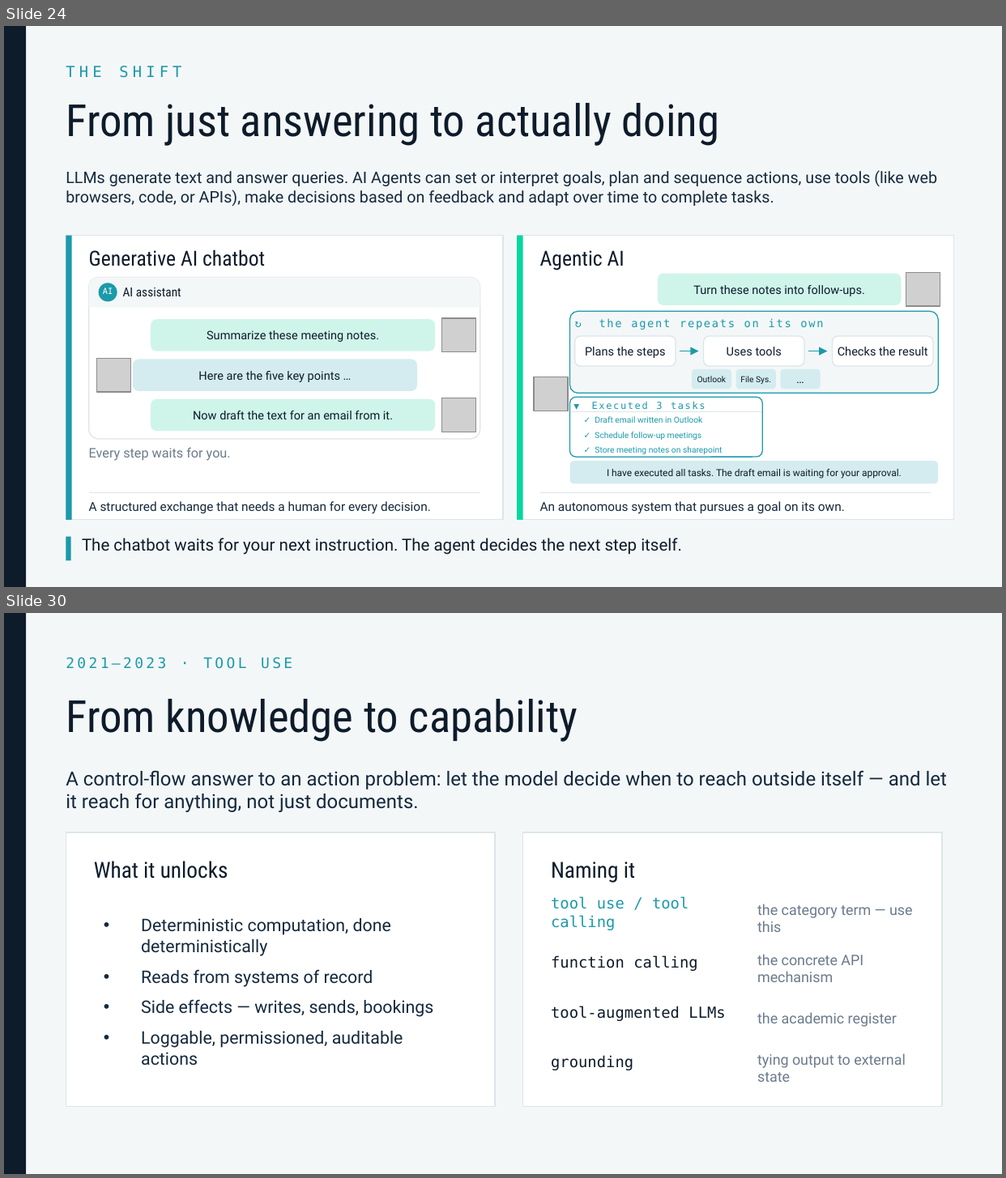
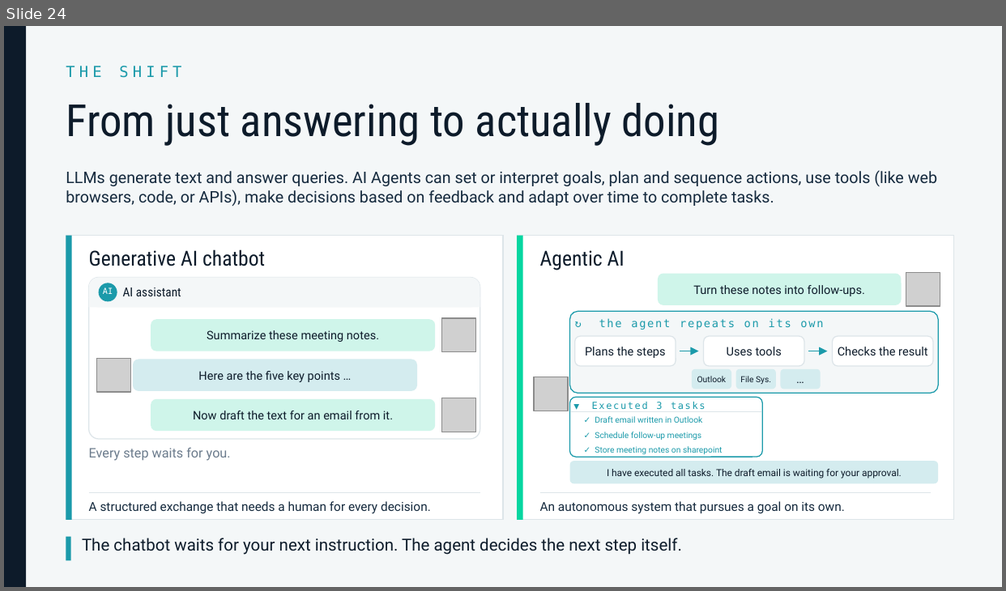
Before and after one commit to lukasroedl/ai-terminology-hell, a slide deck: ai-terminology-hell.pptx. Shown one above the other, each under a label of ours: slides 24 and 30 before the commit, slide 24 after it; the slides between them are not shown. The pictures are 1006x1178 and 1006x591 pixels, drawn with LibreOffice and Linux fonts; fonts in the diff are those of the drawing; grey boxes stand for pictures. Boxes give left, top, right and bottom in pixels: in the first picture for what was removed or moved away, otherwise in the second. Text is boxed around its words. In the diff, an @@ line names an element or a change of style, - is before the commit and + after.

```diff
--- a/ai-terminology-hell.pptx
+++ b/ai-terminology-hell.pptx
@@ slide 30 removed at (4,613,1002,1174), background #F4F7F8 @@
@@ rectangle removed at (4,613,26,1174) @@
@@ text removed at (66,657,292,669) @@
-2021–2023 · TOOL USE
@@ text removed at (66,699,577,742) @@
-From knowledge to capability
@@ text removed at (66,770,947,812) @@
-A control-flow answer to an action problem: let the model decide when to reach outside itself — and let it reach for anything, not just documents.
@@ rectangle removed at (66,833,495,1107) @@
@@ rectangle removed at (523,833,942,1107) @@
@@ text removed at (94,861,228,879) @@
-What it unlocks
@@ text removed at (551,862,635,883) @@
-Naming it
@@ text removed at (551,897,688,931) @@
-tool use / tool calling
@@ text removed at (757,904,913,932) @@
-the category term — use this
@@ text removed at (141,918,433,1066) @@
-• Deterministic computation, done deterministically
-• Reads from systems of record
-• Side effects — writes, sends, bookings
-• Loggable, permissioned, auditable actions
@@ text removed at (551,956,697,971) @@
-function calling
@@ text removed at (757,954,863,982) @@
-the concrete API mechanism
@@ text removed at (551,1006,725,1021) @@
-tool-augmented LLMs
@@ text removed at (757,1012,897,1027) @@
-the academic register
@@ text removed at (551,1055,633,1071) @@
-grounding
@@ text removed at (757,1054,906,1082) @@
-tying output to external state
```
Also in this commit, not shown: 4 slides changed, 11 slides added, 8 other slides removed, 20 other files.
